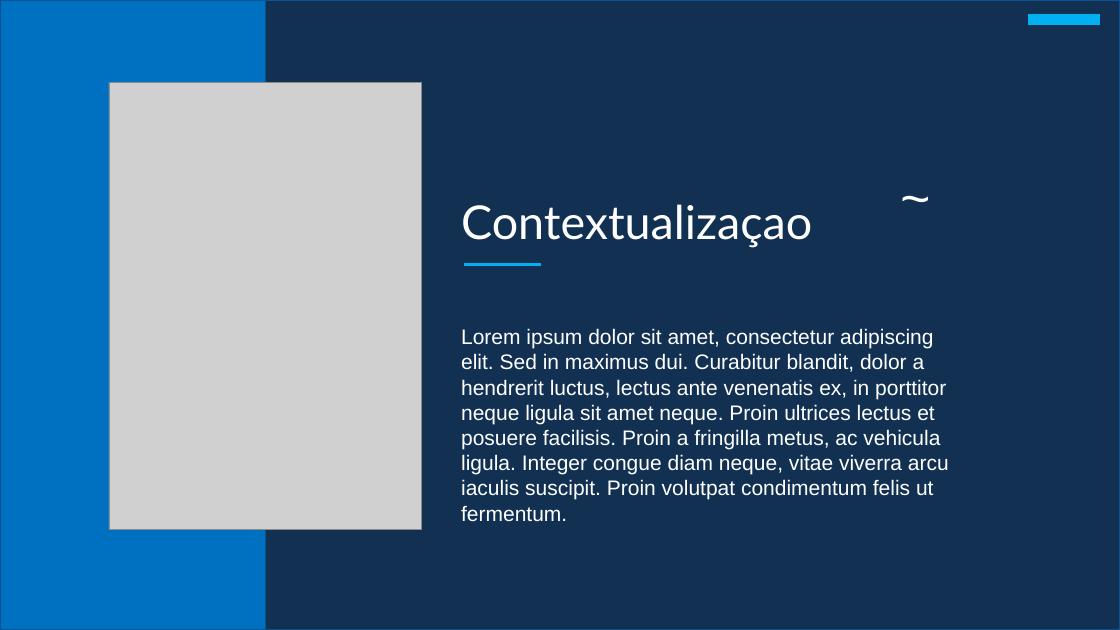
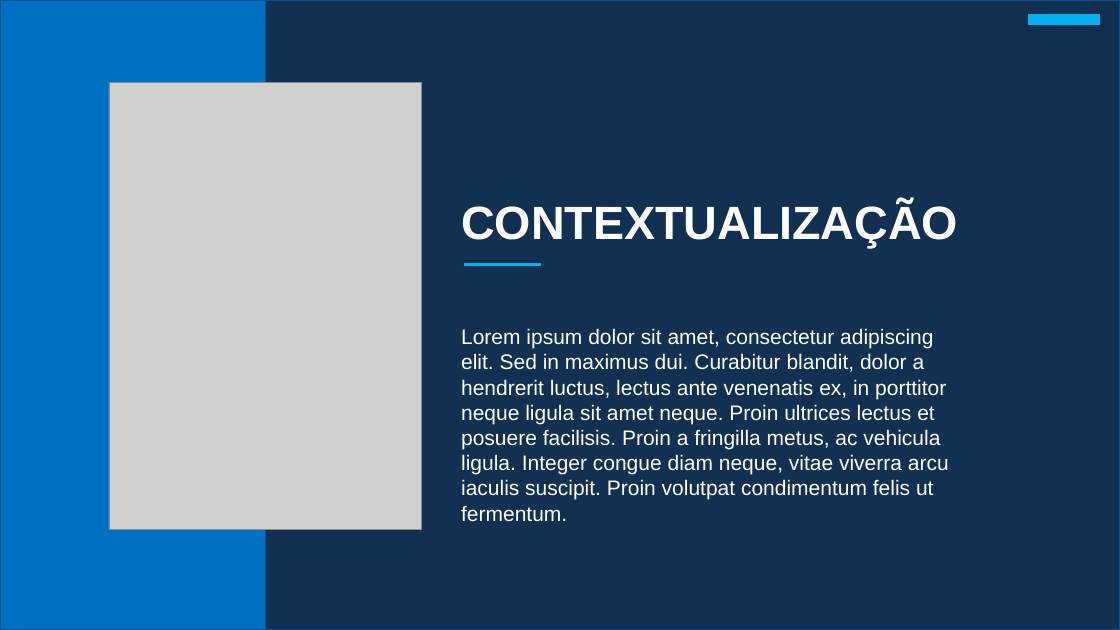
Before and after one commit to PedroRocha10/grupo-03-adsa-20201, a slide deck: slide 2 of documentacao/Pro Eagle apresentação.pptx. Drawn at 1120x630 pixels with LibreOffice and Linux fonts; fonts in the diff are those of the drawing; grey boxes stand for pictures. Boxes give left, top, right and bottom in pixels: in the first picture for what was removed or moved away, otherwise in the second. Text is boxed around its words. In the diff, an @@ line names an element or a change of style, - is before the commit and + after.

Commit message:
Att Apresentação ppt v2.0

```diff
--- a/documentacao/Pro Eagle apresentação.pptx
+++ b/documentacao/Pro Eagle apresentação.pptx
@@ text removed at (x1=892, y1=160, x2=939, y2=231) @@
-~
@@ text at (x1=461, y1=202, x2=958, y2=248): text changed; font Lato to Arial; bold on @@
-Contextualizaçao
+CONTEXTUALIZAÇÃO
```
Also in this commit, not shown: 1 other slide changed, 3 slides added.
